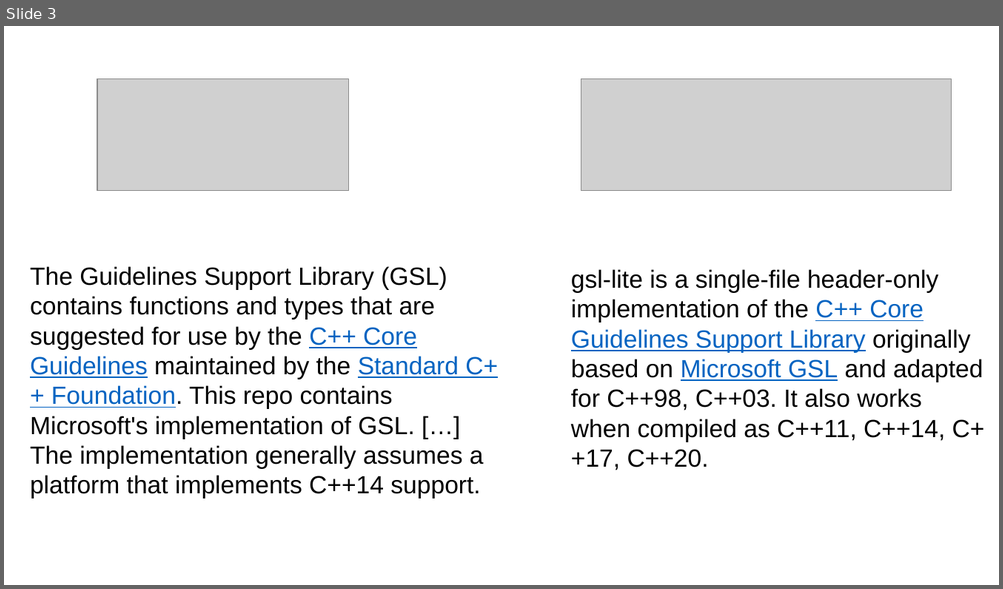
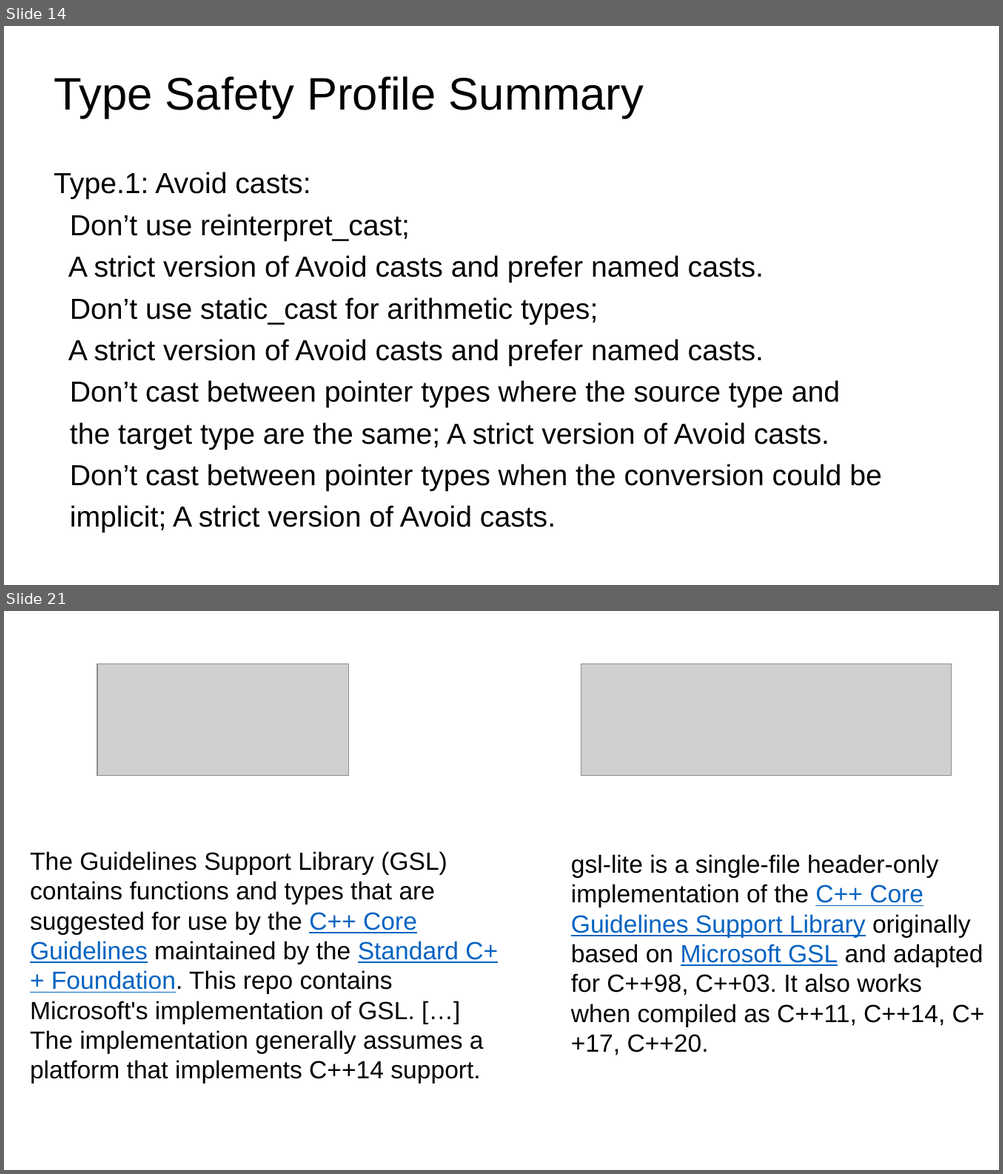
Before and after one commit to LongArmMcGee/cpp-safety, a slide deck: images/safe_cpp_graphics.pptx. Shown one above the other, each under a label of ours: slide 3 before the commit, slides 14 and 21 after it; the slides between them are not shown. The pictures are 1003x589 and 1003x1174 pixels, drawn with LibreOffice and Linux fonts; fonts in the diff are those of the drawing; grey boxes stand for pictures. Boxes give left, top, right and bottom in pixels: in the first picture for what was removed or moved away, otherwise in the second. Text is boxed around its words. In the diff, an @@ line names an element or a change of style, - is before the commit and + after.

```diff
--- a/images/safe_cpp_graphics.pptx
+++ b/images/safe_cpp_graphics.pptx
@@ slide 14 added at (4,26,999,585), background #FFFFFF @@
@@ title added at (54,76,643,118), 44 pt, text #000000 @@
+Type Safety Profile Summary
@@ subtitle added at (54,172,882,533), 28 pt, text #000000 @@
+Type.1: Avoid casts:
+Don’t use reinterpret_cast;
+A strict version of Avoid casts and prefer named casts.
+Don’t use static_cast for arithmetic types;
+A strict version of Avoid casts and prefer named casts.
+Don’t cast between pointer types where the source type and
+the target type are the same; A strict version of Avoid casts.
+Don’t cast between pointer types when the conversion could be
+implicit; A strict version of Avoid casts.
@@ what was slide 3 is now slide 21 @@
```
Also in this commit, not shown: 29 other slides added.
